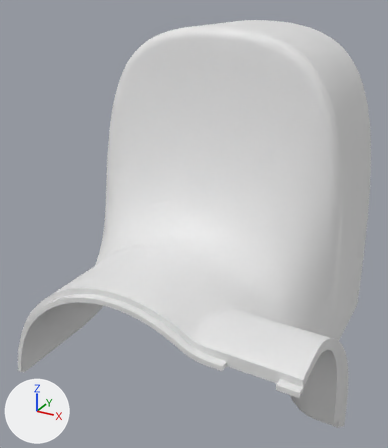
The OBJ model dyna_taku/assets/meshes/left_wrist_roll_link_surface_2.obj, before and after one commit.
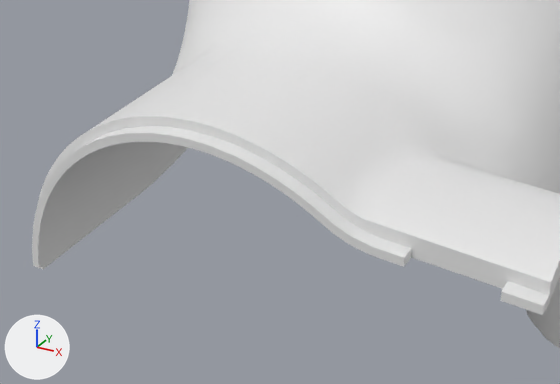
Old and new are each drawn whole from a 50 mm lens placed at (0.0336, -0.0127, 0.093), pointed at (-0.0286, 0.1005, 0.0365) and again close up on the part from 0% to 80% of the width and 50% to 97% of the height. The axes (+X, +Y, +Z) are drawn at lower left. The lights are the same throughout. The older version's two pictures come first. Where no turn or scale is listed for an object, it has been applied to the vertices. Vertices at exactly the same position are counted once.

Objects in the first close-up: 'left_wrist_roll_link_surface_2'.
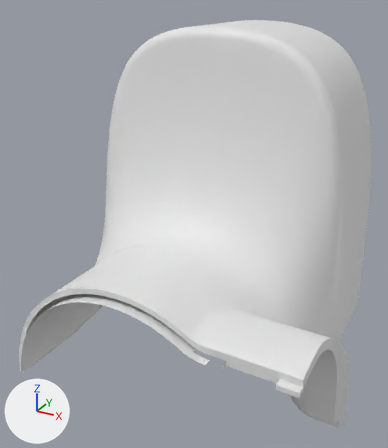
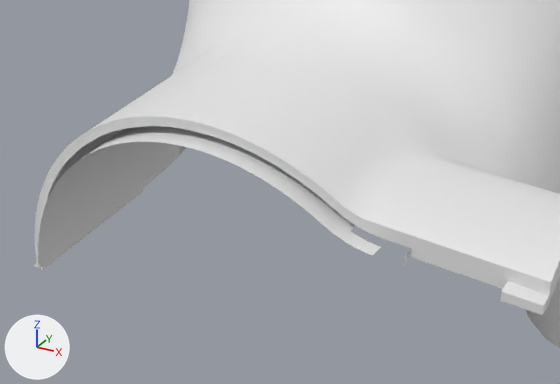
The change in detail:
me_left_wrist_roll_link_surface_2 is used by ob_left_wrist_roll_link_surface_2; location (0.0, 0.0, 0.0).
me_left_wrist_roll_link_surface_2 had 3380 vertices, 6756 faces and spanned x -0.0654..0.0181, y 0.0642..0.148, z 0.0..0.0846.
me_left_wrist_roll_link_surface_2 now has 2929 vertices, 5366 faces and spans x -0.0654..0.0181, y 0.0642..0.148, z 0.0..0.0846.
me_left_wrist_roll_link_surface_2 part 1: 38 vertices removed from x -0.0604..0.0087, y 0.0642..0.0843, z 0.005..0.0322.
me_left_wrist_roll_link_surface_2 part 2: 9 vertices removed from x -0.0642..-0.061, y 0.0906..0.1105, z 0.0..0.002.
Other edits to the shape of me_left_wrist_roll_link_surface_2 do not show in these pictures.

Location of each change, [x1, y1, x2, y2] in pixels of the close-ups (560 x 384 px):
'left_wrist_roll_link_surface_2', reshaped
    before: [32, 0, 560, 348]
    after: [33, 0, 560, 348]
part 1 of me_left_wrist_roll_link_surface_2, deleted
    before: [32, 126, 476, 280]
part 2 of me_left_wrist_roll_link_surface_2, deleted
    before: [143, 147, 188, 191]
